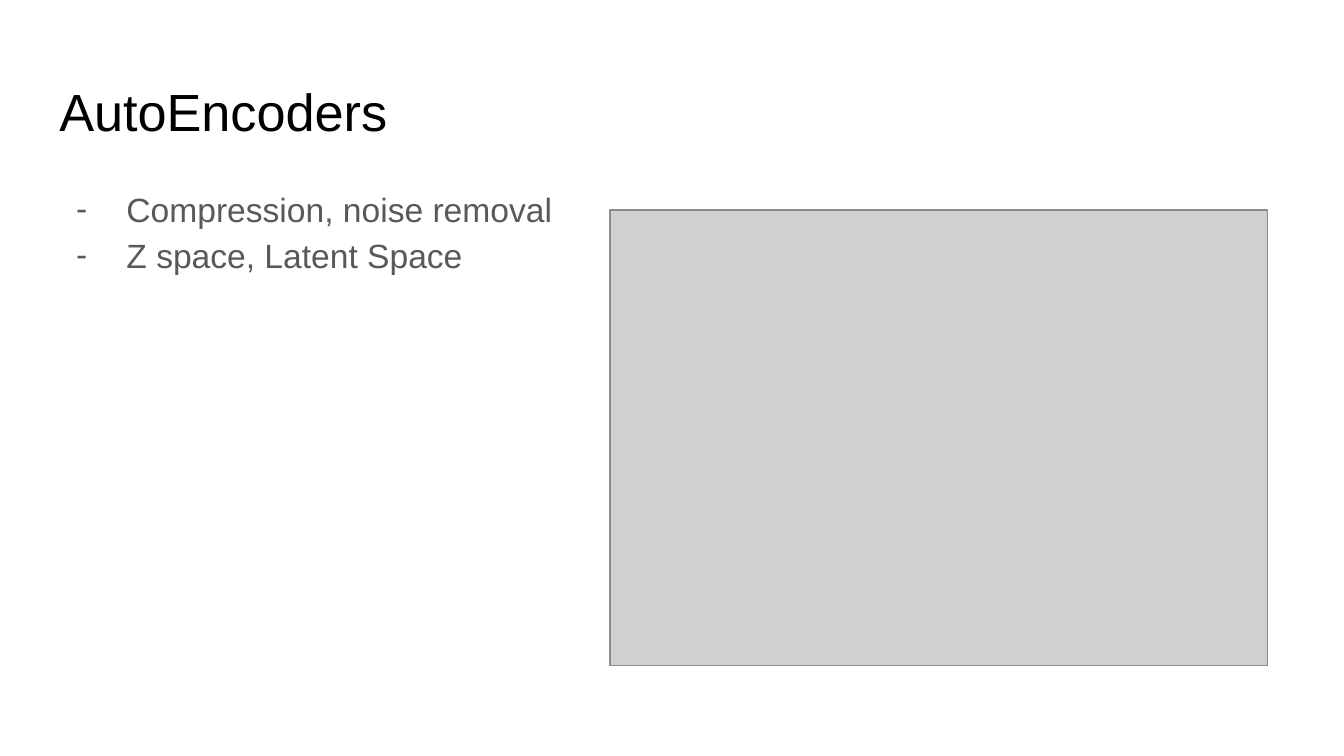
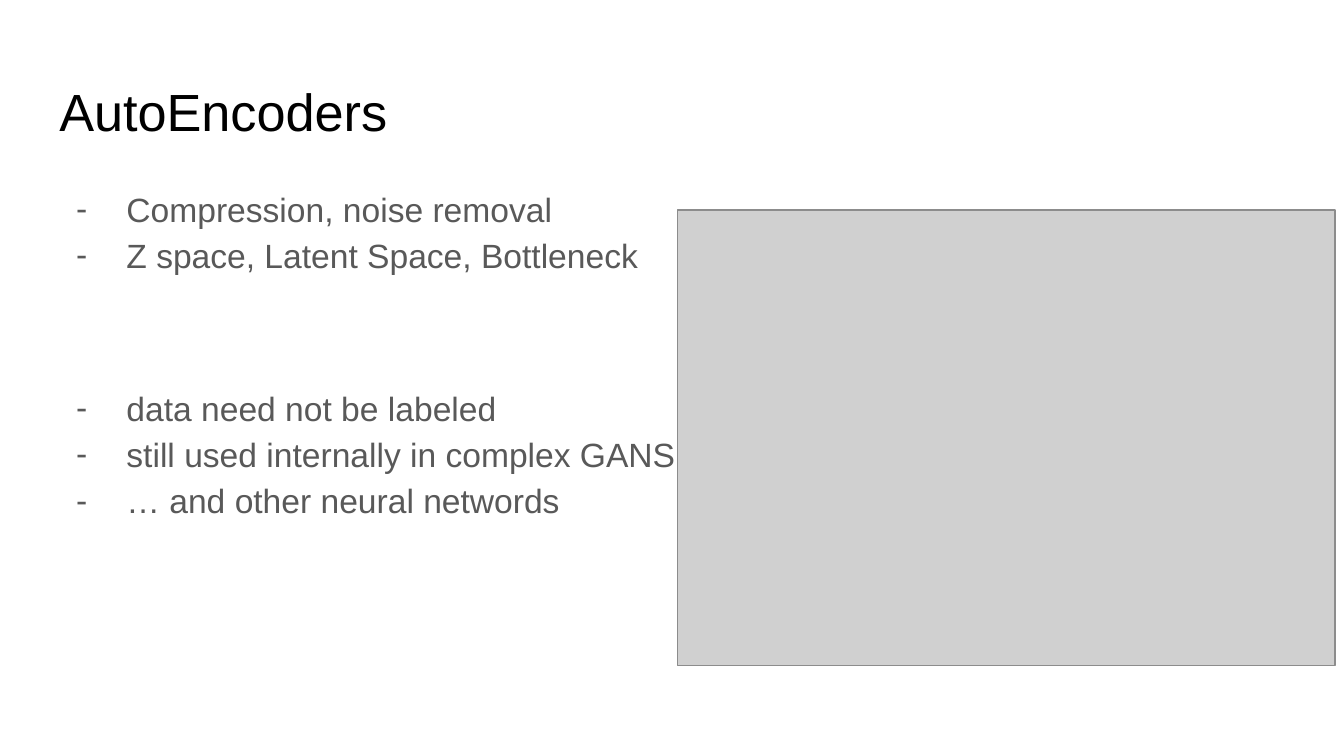
Before and after one commit to timestocome/DeepLearning-Talks, a slide deck: slide 2 of GAN Talk/GANs.pptx. Drawn at 1344x756 pixels with LibreOffice and Linux fonts; fonts in the diff are those of the drawing; grey boxes stand for pictures. Boxes give left, top, right and bottom in pixels: in the first picture for what was removed or moved away, otherwise in the second. Text is boxed around its words. In the diff, an @@ line names an element or a change of style, - is before the commit and + after.

```diff
--- a/GAN Talk/GANs.pptx
+++ b/GAN Talk/GANs.pptx
@@ picture: place and size @@
-picture at <box>610,210,1267,665</box>
+picture at <box>677,210,1335,665</box>
@@ text at <box>126,243,675,514</box>: text changed @@
-– Z space, Latent Space
+– Z space, Latent Space, Bottleneck
+– data need not be labeled
+– still used internally in complex GANS
+– … and other neural networds
```
Also in this commit, not shown: 3 other slides changed, 2 slides added, 1 other file.
